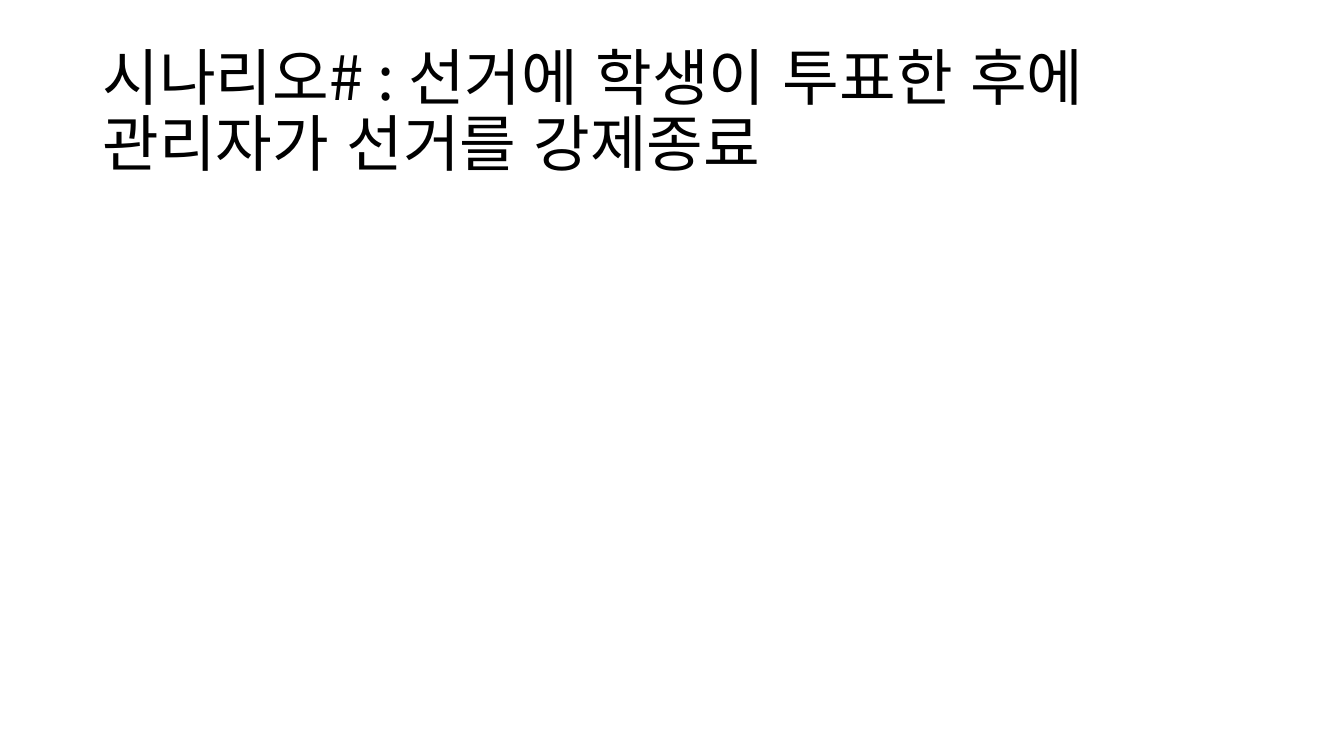
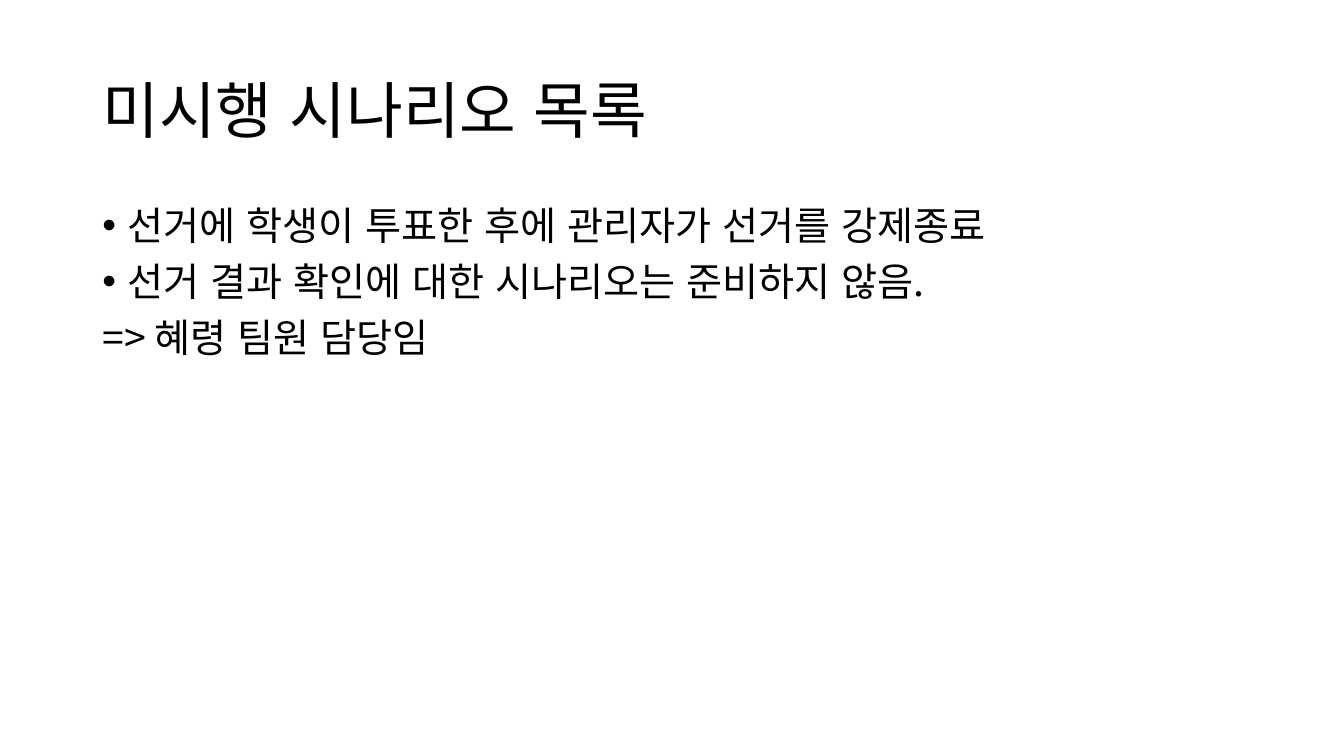
Before and after one commit to BL-UCKSS/evote-project, a slide deck: slide 36 of Document/Testcase/Testcase #1.pptx (slide 33 before the commit). Drawn at 1344x756 pixels with LibreOffice and Linux fonts; fonts in the diff are those of the drawing. Boxes give left, top, right and bottom in pixels: in the first picture for what was removed or moved away, otherwise in the second. Text is boxed around its words. In the diff, an @@ line names an element or a change of style, - is before the commit and + after.

```diff
--- a/Document/Testcase/Testcase #1.pptx
+++ b/Document/Testcase/Testcase #1.pptx
@@ title at <box>102,82,647,138</box>: text changed @@
-시나리오# : 선거에 학생이 투표한 후에 관리자가 선거를 강제종료
+미시행 시나리오 목록
@@ text added at <box>128,207,986,356</box>, 28 pt, text #000000 @@
+• 선거에 학생이 투표한 후에 관리자가 선거를 강제종료
+• 선거 결과 확인에 대한 시나리오는 준비하지 않음.
+=> 혜령 팀원 담당임
```
Also in this commit, not shown: 1 other slide changed, 3 slides added.
